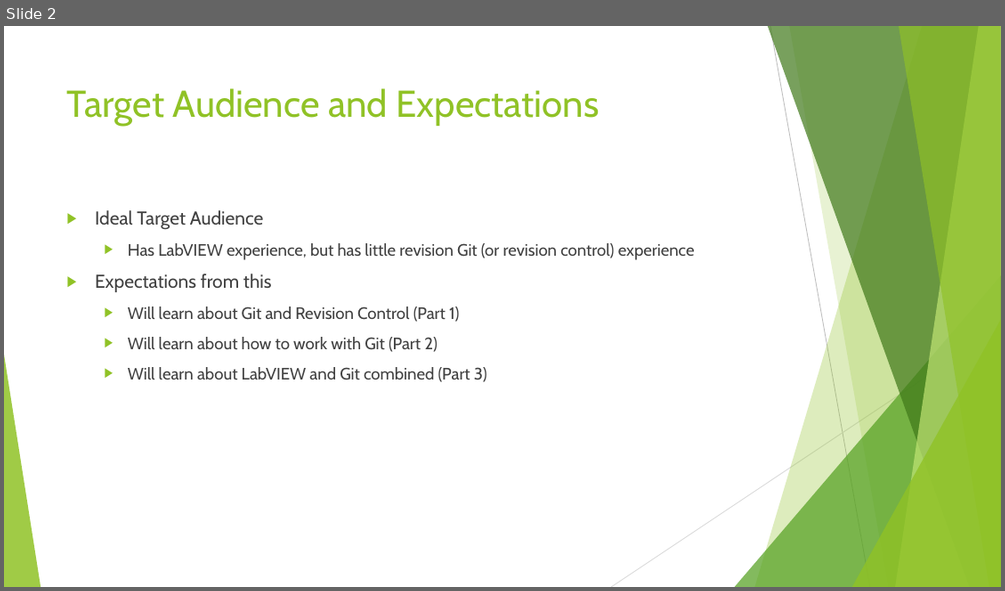
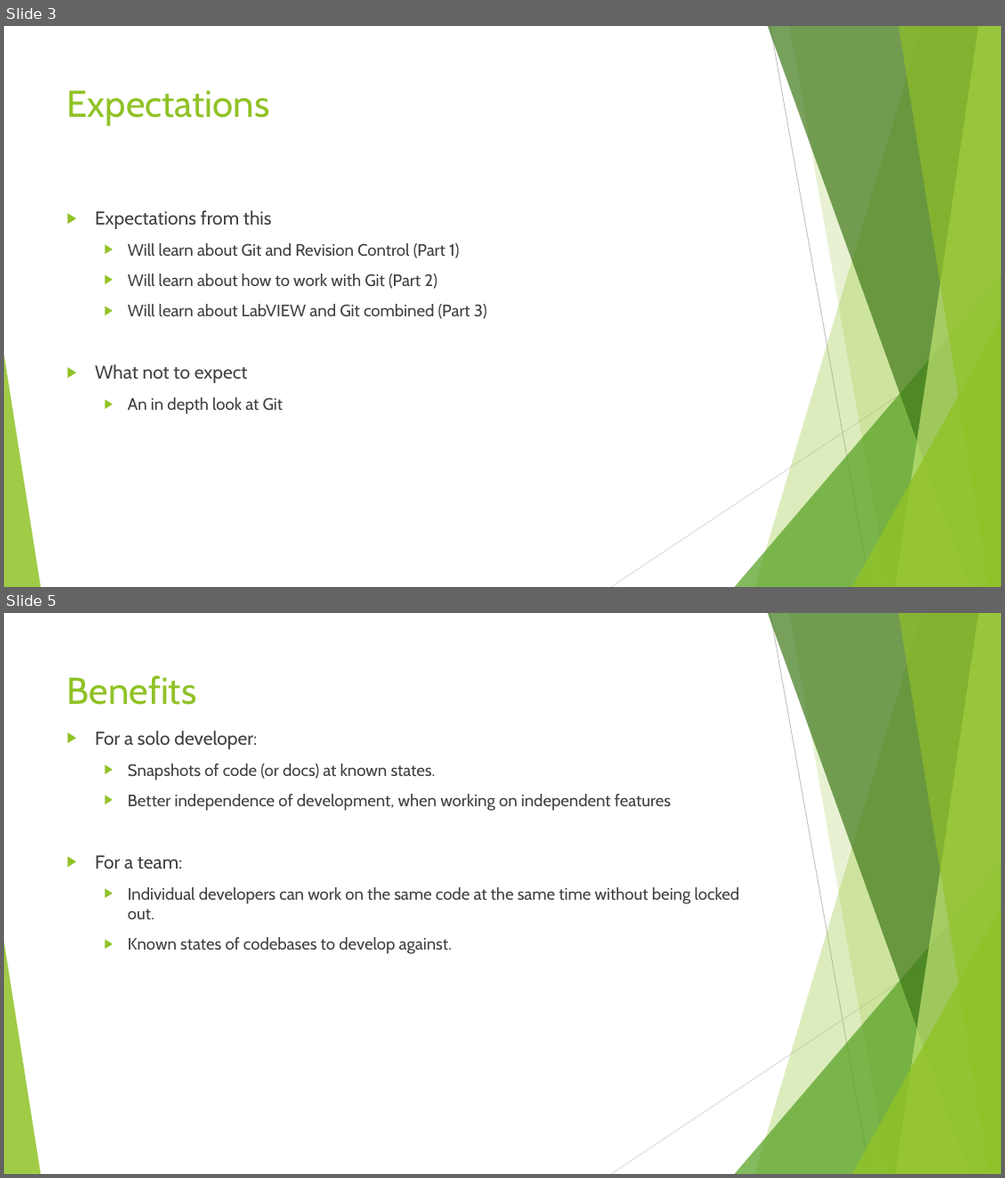
Before and after one commit to sethkaz/git-presentation, a slide deck: Git and LV.pptx. Shown one above the other, each under a label of ours: slide 2 before the commit, slides 3 and 5 after it; the slides between them are not shown. The pictures are 1005x591 and 1005x1178 pixels, drawn with LibreOffice and Linux fonts; fonts in the diff are those of the drawing. Boxes give left, top, right and bottom in pixels: in the first picture for what was removed or moved away, otherwise in the second. Text is boxed around its words. In the diff, an @@ line names an element or a change of style, - is before the commit and + after.

```diff
--- a/Git and LV.pptx
+++ b/Git and LV.pptx
@@ slide 5 added at box(4, 613, 1001, 1174), background #FFFFFF; not listed: 10 template elements that a slide beside it also shows @@
@@ title added at box(67, 675, 197, 705), 36 pt, text #90C226 @@
+Benefits
@@ text added at box(95, 730, 740, 954), 16 pt, text #404040 @@
+▶ For a solo developer:
+  ▶ Snapshots of code (or docs) at known states.
+  ▶ Better independence of development, when working on independent features
+▶ For a team:
+  ▶ Individual developers can work on the same code at the same time without being locked out.
+  ▶ Known states of codebases to develop against.
@@ what was slide 2 is now slide 3 @@
@@ slide 3 changed as well @@
@@ title at box(67, 90, 270, 126): text changed @@
-Target Audience and Expectations
+Expectations
@@ text at box(95, 210, 695, 260): paragraphs removed @@
-▶ Ideal Target Audience
-  ▶ Has LabVIEW experience, but has little revision Git (or revision control) experience
@@ text at box(95, 364, 283, 414): paragraphs added @@
+▶ What not to expect
+  ▶ An in depth look at Git
```
Also in this commit, not shown: 1 other slide changed, 10 other slides added, 1 slide removed.
